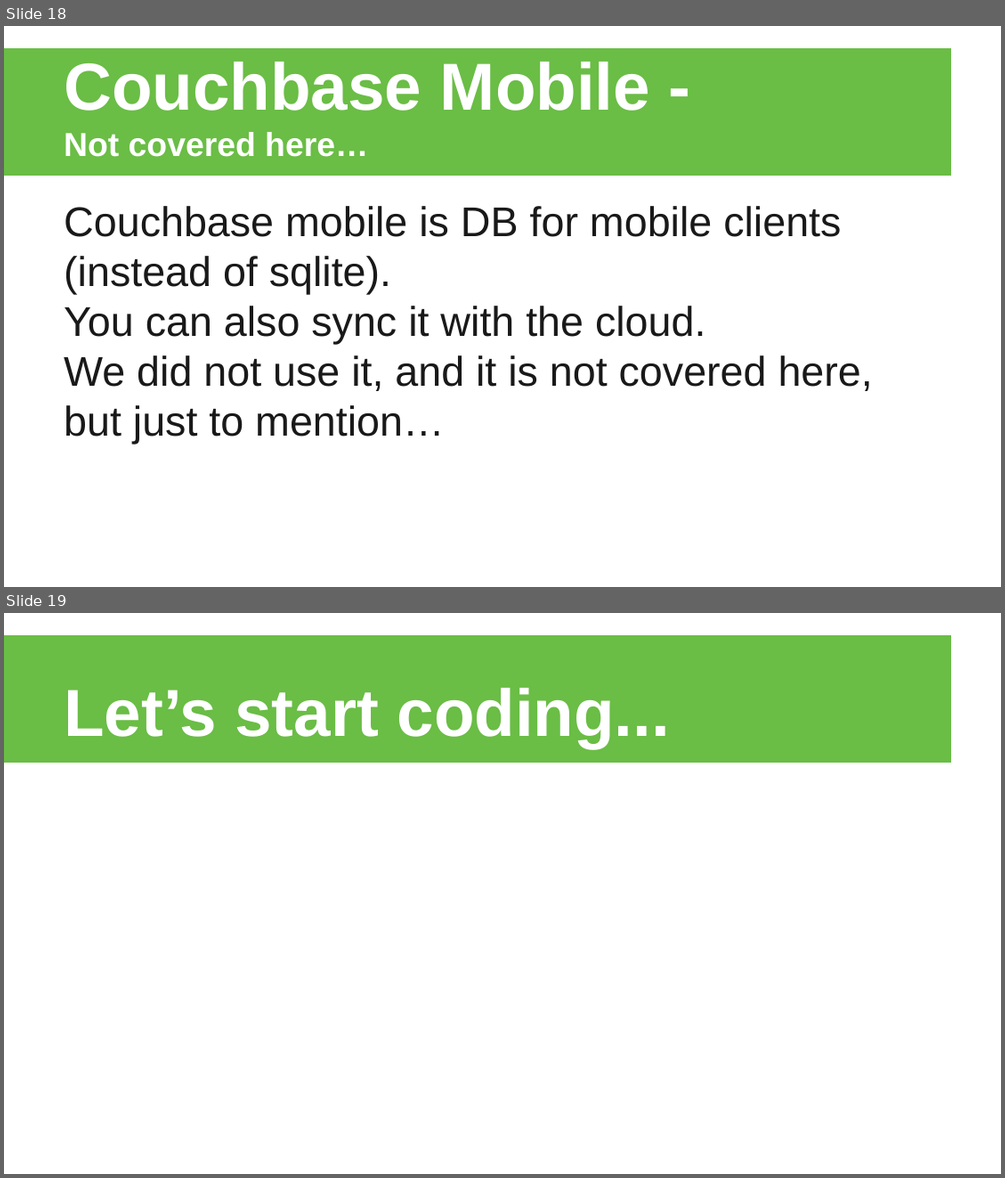
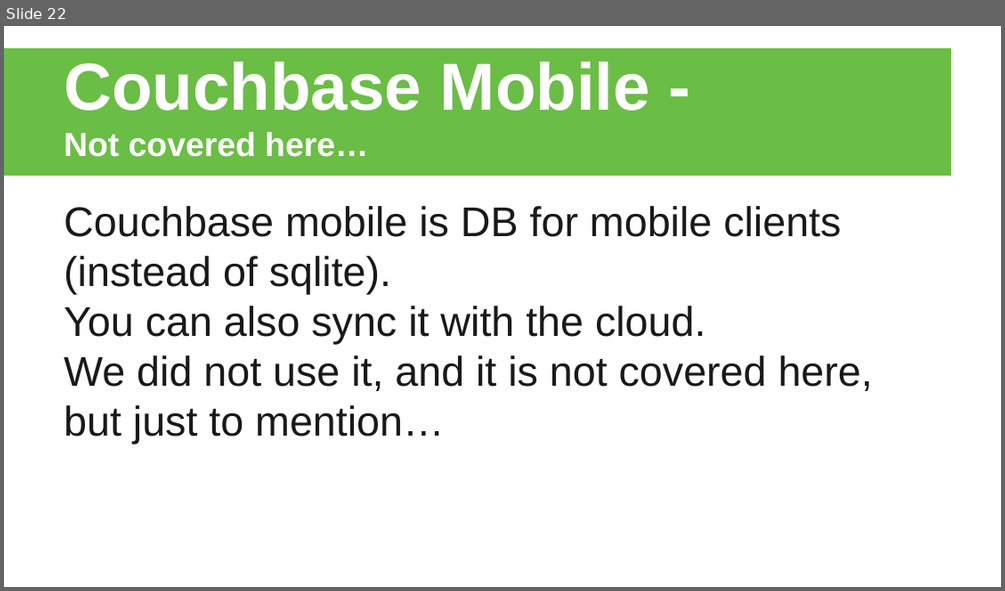
Before and after one commit to ekeydar/cb-mesh, a slide deck: slides/slides.pptx. Shown one above the other, each under a label of ours: slides 18 and 19 before the commit, slide 22 after it. The pictures are 1005x1178 and 1005x591 pixels, drawn with LibreOffice and Linux fonts; fonts in the diff are those of the drawing; background and template pictures are left out. Boxes give left, top, right and bottom in pixels: in the first picture for what was removed or moved away, otherwise in the second. Text is boxed around its words. In the diff, an @@ line names an element or a change of style, - is before the commit and + after.

```diff
--- a/slides/slides.pptx
+++ b/slides/slides.pptx
@@ slide 19 removed at (4, 613, 1001, 1174), background #FFFFFF; not listed: 1 template element that a slide beside it also shows @@
@@ title removed at (64, 688, 670, 748) @@
-Let’s start coding...
@@ what was slide 18 is now slide 22 @@
```
Also in this commit, not shown: 3 slides changed, 11 slides added.
